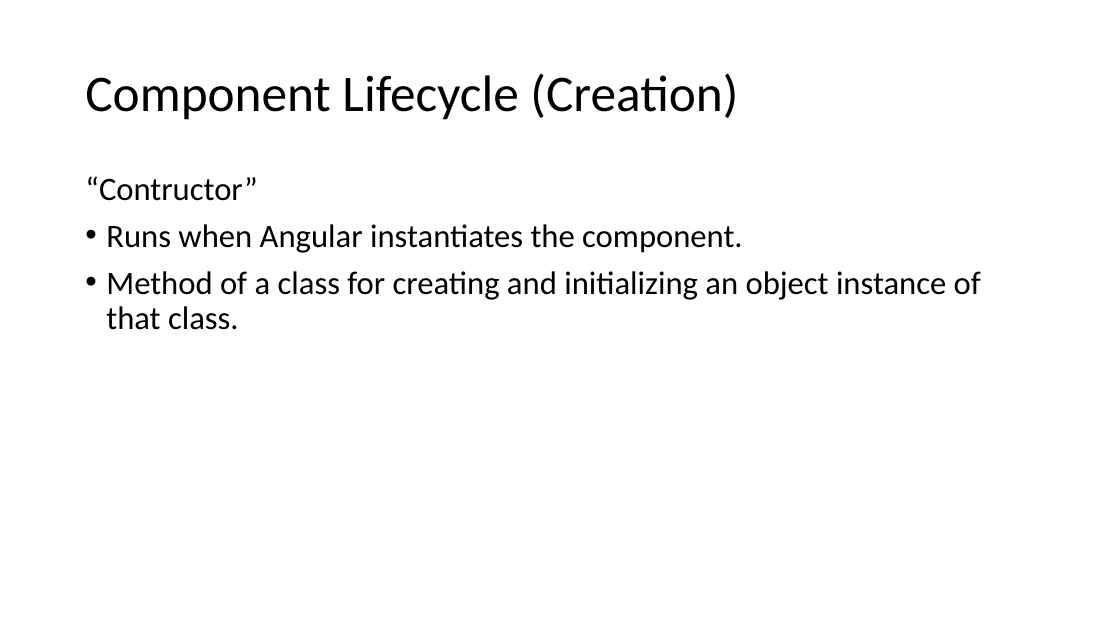
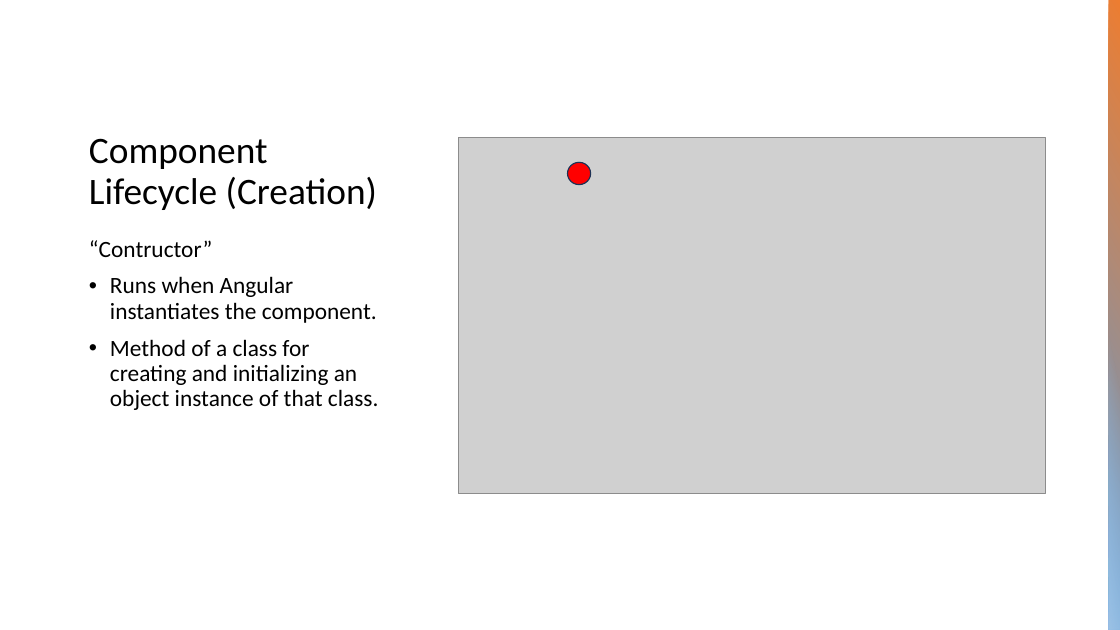
Before and after one commit to aarciab/angular, a slide deck: slide 23 of 1_Angular.pptx. Drawn at 1120x630 pixels with LibreOffice and Linux fonts; fonts in the diff are those of the drawing; grey boxes stand for pictures. Boxes give left, top, right and bottom in pixels: in the first picture for what was removed or moved away, otherwise in the second. Text is boxed around its words. In the diff, an @@ line names an element or a change of style, - is before the commit and + after.

```diff
--- a/1_Angular.pptx
+++ b/1_Angular.pptx
@@ rectangle added at (1109, 0, 1120, 630), fill gradient #ED7D31 to #5B9BD5 @@
@@ title "Component Lifecycle (Creation)": place and size @@
-title "Component Lifecycle (Creation)" at (85, 73, 738, 120)
+title "Component Lifecycle (Creation)" at (89, 138, 377, 210)
@@ title "Component Lifecycle (Creation)" at (89, 138, 377, 210): size 44 to 32 pt; vertical alignment middle to bottom @@
@@ picture added at (458, 137, 1045, 493) @@
@@ ellipse added at (568, 162, 592, 185), fill #FF0000, outline #1E3256 1 pt @@
@@ text "“Contructor”": place and size @@
-text "“Contructor”" at (85, 176, 981, 330)
+text "“Contructor”" at (89, 240, 379, 410)
@@ text "“Contructor”" at (89, 240, 379, 410): size 28 to 20 pt @@
@@ rectangle added at (1109, 324, 1120, 630), fill gradient #9DC3E6 @@
```
Also in this commit, not shown: 3 other slides changed, 17 slides added, 4 slides removed, 7 other files.
